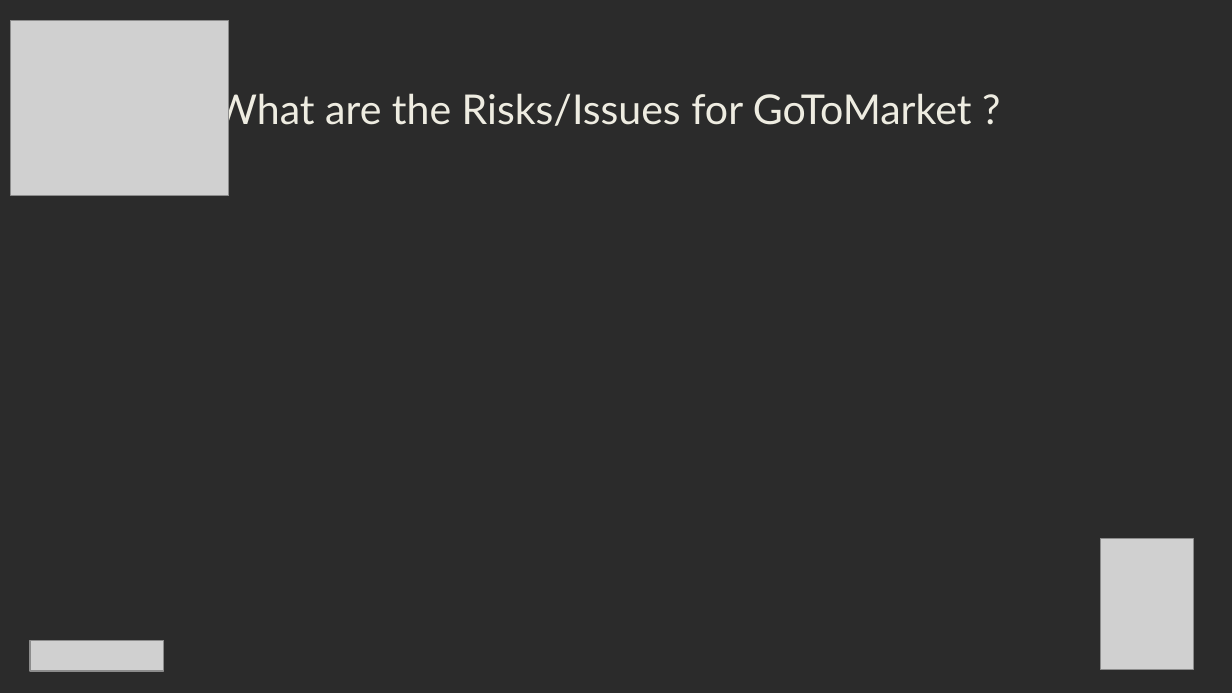
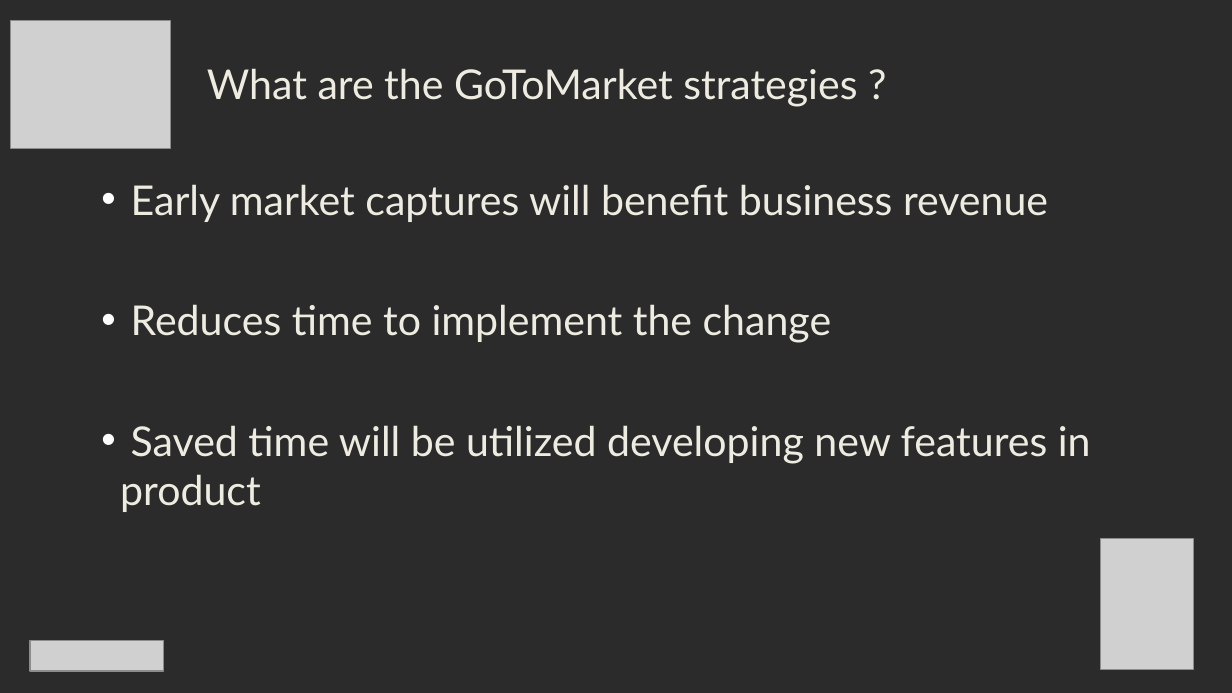
Before and after one commit to MaheshGujale/opensource-frameworks, a slide deck: slide 7 of TechnoRocks_Amplitude2017.pptx. Drawn at 1232x693 pixels with LibreOffice and Linux fonts; fonts in the diff are those of the drawing; grey boxes stand for pictures; background and template pictures are left out; a plain dark background stands for a picture behind light text. Boxes give left, top, right and bottom in pixels: in the first picture for what was removed or moved away, otherwise in the second. Text is boxed around its words. In the diff, an @@ line names an element or a change of style, - is before the commit and + after.

```diff
--- a/TechnoRocks_Amplitude2017.pptx
+++ b/TechnoRocks_Amplitude2017.pptx
@@ picture: place and size @@
-picture at (11,21,229,196)
+picture at (11,21,170,149)
@@ text at (207,68,857,107): text changed @@
-What are the Risks/Issues for GoToMarket ?
+What are the GoToMarket strategies ?
@@ text added at (120,184,1091,512), 24 pt, text #EEECE1 @@
+• Early market captures will benefit business revenue
+• Reduces time to implement the change
+• Saved time will be utilized developing new features in product
```
Also in this commit, not shown: 4 other slides changed, 1 slide added, 1 slide removed, 1 other file.
